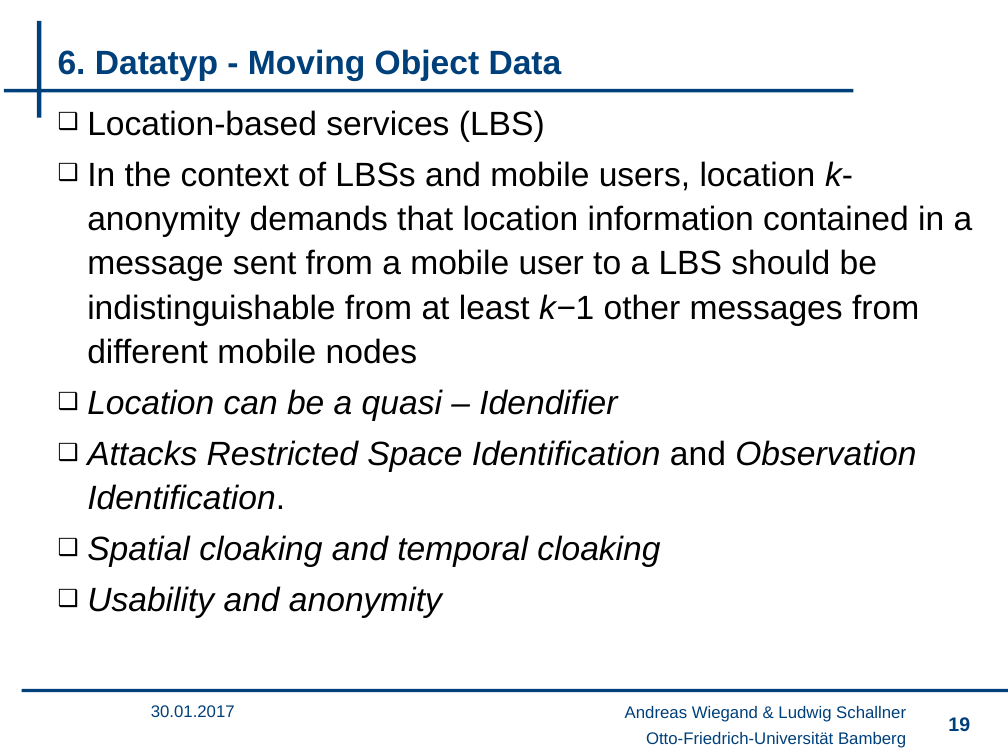
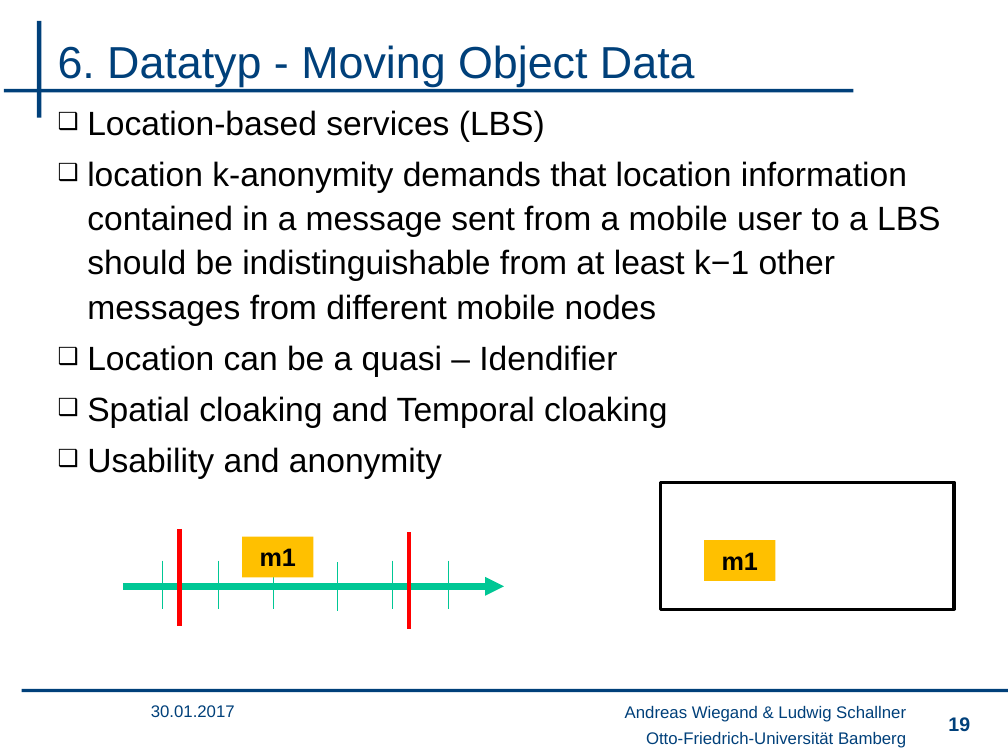
Before and after one commit to wsgan001/PSI-MSem, a slide deck: slide 19 of presentation/sicherheits_final_anV3.pptx. Drawn at 1008x756 pixels with LibreOffice and Linux fonts; fonts in the diff are those of the drawing; background and template pictures are left out. Boxes give left, top, right and bottom in pixels: in the first picture for what was removed or moved away, otherwise in the second. Text is boxed around its words. In the diff, an @@ line names an element or a change of style, - is before the commit and + after.

```diff
--- a/presentation/sicherheits_final_anV3.pptx
+++ b/presentation/sicherheits_final_anV3.pptx
@@ title "6. Datatyp - Moving Object ..." at <box>58,45,695,87</box>: size 24 to 32 pt, bold off @@
@@ text at <box>87,161,940,326</box>: text changed @@
-❑ In the context of LBSs and mobile users, location k-anonymity demands that location information contained in a message sent from a mobile user to a LBS should be indistinguishable from at least k−1 other messages from different mobile nodes
+❑ location k-anonymity demands that location information contained in a message sent from a mobile user to a LBS should be indistinguishable from at least k−1 other messages from different mobile nodes
@@ text at <box>87,345,617,479</box>: italic off in "Location can be a quasi – Idendifier", "Usability and anonymity" @@
@@ text at <box>87,396,667,428</box>: text changed; italic off @@
-❑ Attacks Restricted Space Identification and Observation Identification.
-❑ Spatial cloaking and temporal cloaking
+❑ Spatial cloaking and Temporal cloaking
@@ rectangle added at <box>660,482,954,609</box>, outline #000000 2.25 pt @@
@@ line added from (179, 529) to (179, 626), #FF0000 3 pt @@
@@ rectangle added at <box>242,536,313,577</box>, fill #FFC000, 18 pt, text #000000, bold @@
+m1
@@ line added from (409, 532) to (409, 630), #FF0000 3 pt @@
@@ line added from (162, 560) to (162, 609), #00C896 0.75 pt @@
@@ line added from (219, 560) to (219, 609), #00C896 0.75 pt @@
@@ line added from (274, 560) to (274, 609), #00C896 0.75 pt @@
@@ line added from (338, 562) to (338, 611), #00C896 0.75 pt @@
@@ line added from (393, 560) to (393, 609), #00C896 0.75 pt @@
@@ line added from (449, 560) to (449, 609), #00C896 0.75 pt @@
@@ rectangle added at <box>704,540,775,581</box>, fill #FFC000, 18 pt, text #000000, bold @@
+m1
@@ arrow added from (123, 587) to (504, 587), #00C896 4.5 pt @@
```
Also in this commit, not shown: 4 other slides changed.
